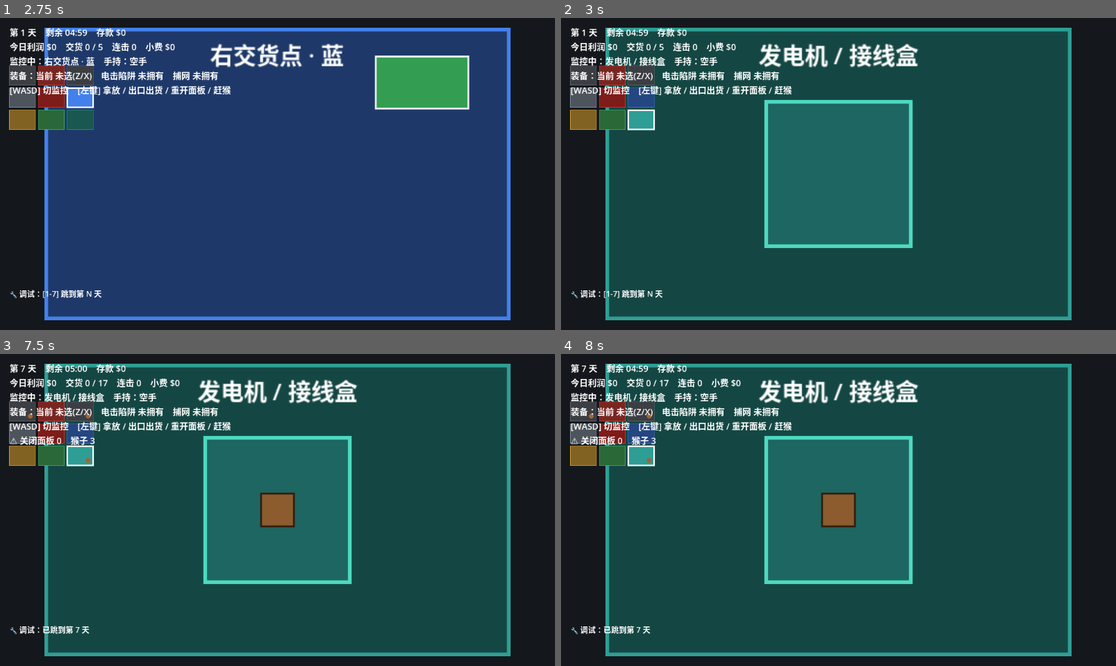
Above: before the commit, frames 1-4 (two rows, left to right).
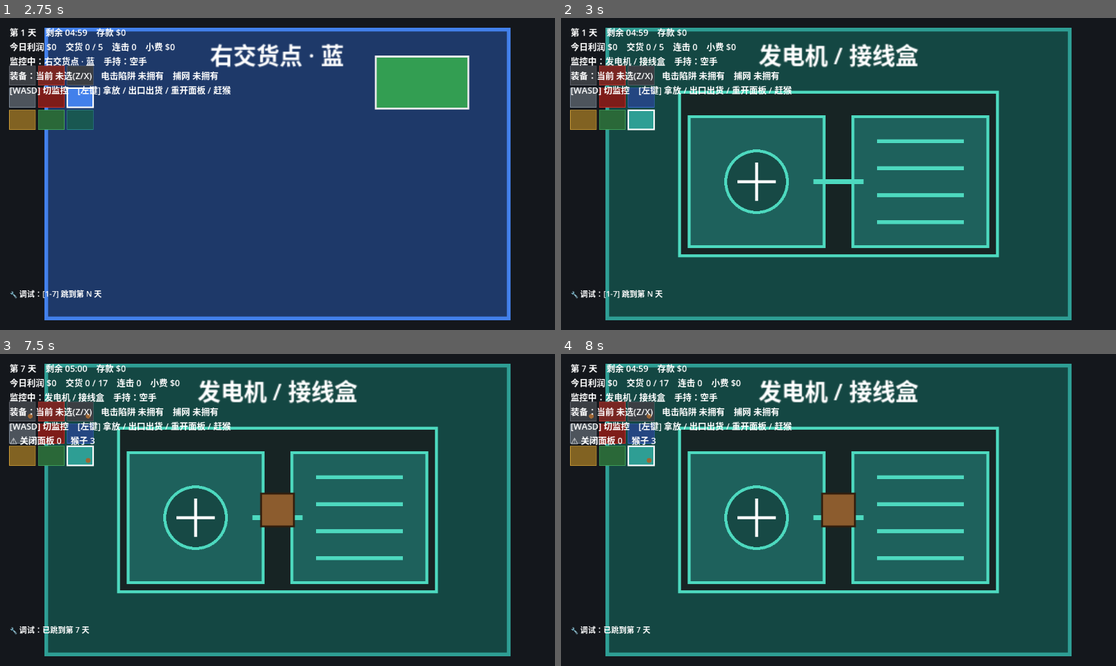
Above: after the commit, the same moments.

Repository: Zhi-Liao-jz/gamejam
Game: Godot game, scene res://scenes/menu/main_menu.tscn
Same seed, same stepped clock (60 frames per second), same inputs: the game is played once before the commit and once after it.
Inputs (mouse positions are in pixels of both pictures, inside the frame that each line leads up to):
- Up to frame 1 (2.75 s): click "新游戏" at 0.5 s; click "Day 1 未通关 最高利润 $0 产品出口、三色交货点、…" at 1.25 s; tap Enter at 2 s; move the mouse to (399, 158) at 2.02 s; hold D (move_right) from 2.03 s (still down); tap E (interact) at 2.1 s; click (399, 158) at 2.17 s; tap Space (ui_select) at 2.27 s
- Up to frame 2 (3 s): tap R (retry) at 2.75 s; move the mouse to (727, 189) at 2.77 s; release D (move_right) at 2.78 s; hold S (move_down) from 2.78 s (still down); tap N (next_day) at 2.85 s
- Up to frame 3 (7.5 s): tap Space (ui_select) at 3.02, 4.52, 5.27, 6.02 s; move the mouse to (333, 441) at 3.52 s; release S (move_down) at 3.53 s; hold D (move_right) 3.53-4.28 s; tap X (select_net) at 3.6 s; tap R (retry) every 0.75 s from 4.25 to 6.5 s; move the mouse to (249, 572) at 4.27 s; hold W (move_up) 4.28-5.03 s; tap Z (select_shock_trap) at 4.35 s; click (249, 572) at 4.42 s; move the mouse to (444, 556) at 5.02 s; hold A (move_left) 5.03-6.53 s; tap Enter at 5.1 s; move the mouse to (111, 463) at 5.77 s; tap 1 at 5.85 s; move the mouse to (305, 510) at 6.52 s; hold S (move_down) 6.53-7.28 s; tap 7 at 6.6 s; click (305, 510) at 6.67 s; move the mouse to (194, 432) at 7.27 s; hold D (move_right) from 7.28 s (still down); tap 0 at 7.35 s
- Up to frame 4 (8 s): keep holding D (move_right); tap Space (ui_select) at 7.52 s

Frame 1 is identical in both runs. In frame 2, 23% of the frame differs, in the area x 21-79%, y 23-77%; in frame 3, 22%; in frame 4, 22%.

Commit message:
正式化供电设备和加热进度

Diff:
--- a/scripts/entities/hand.gd
+++ b/scripts/entities/hand.gd
@@ -156,14 +156,15 @@
 	return sd.start_action(SelfDestruct.ACTION_RESET, BaseDevice.ACTOR_PLAYER, self)
 
 
-## 在右下房间点击发电机（停电时）→ 修复恢复供电；命中返回 true。
+## 在右下房间点击故障部件（停电时）→ 修复恢复供电；命中返回 true。
 func _try_repair_power(world_pos: Vector2) -> bool:
 	var pw := room_manager.power
 	if pw == null or room_manager.current_room != pw.room_id:
 		return false
-	if not pw.is_repairable() or not pw.global_rect().has_point(world_pos):
-		return false
-	return pw.start_action(PowerBox.ACTION_REPAIR_POWER, BaseDevice.ACTOR_PLAYER, self)
+	var action_id := pw.repair_action_at(world_pos)
+	if action_id == &"":
+		return false
+	return pw.start_action(action_id, BaseDevice.ACTOR_PLAYER, self)
 
 
 func _heater_at_current_room(world_pos: Vector2) -> Heater:
--- a/scripts/ui/grid_hud.gd
+++ b/scripts/ui/grid_hud.gd
@@ -16,6 +16,7 @@
 var _heater_room: int = -1
 var _power_outage: bool = false  # 是否停电
 var _power_room: int = -1  # 发电机房间 id
+var _power_fault_text: String = ""
 
 @onready var info_label: Label = $InfoLabel
 @onready var summary_panel: Panel = $SummaryPanel
@@ -113,11 +114,13 @@
 func _poll_power() -> void:
 	var pw := get_tree().get_first_node_in_group("power") as PowerBox
 	if pw != null:
-		_power_outage = pw.state == PowerBox.State.OUTAGE
+		_power_outage = pw.is_outage()
 		_power_room = pw.room_id
+		_power_fault_text = pw.fault_text()
 	else:
 		_power_outage = false
 		_power_room = -1
+		_power_fault_text = ""
 
 
 func _refresh_info() -> void:
@@ -138,7 +141,7 @@
 	elif _heater_state == Heater.State.BURNED:
 		warn += "\n🔥 加热台产品烧坏！"
 	if _power_outage:
-		warn += "\n⚡ 停电！产品出口 / 加热台停摆，切到右下修复"
+		warn += "\n⚡ %s！产品出口 / 加热台停摆，切到右下修复" % _power_fault_text
 	info_label.text = (
 		(
 			"第 %d 天    剩余 %s    存款 $%d\n今日利润 $%d    交货 %d / %d    连击 %d    小费 $%d\n监控中：%s    手持：%s\n"
--- a/scripts/world/heater.gd
+++ b/scripts/world/heater.gd
@@ -33,11 +33,14 @@
 	if _room == null or not Ledger.working_active:
 		return
 	_refresh_passive_state()
+	var products_on_surface := _products_on_surface()
+	for product: Product in products_on_surface:
+		product.mark_on_heater_surface()
 	if not Ledger.power_on:
 		return  # 停电 → 加热台停摆，不推进加工 / 烧焦
 	if not _is_heating():
 		return
-	for product: Product in _products_on_surface():
+	for product: Product in products_on_surface:
 		var result := product.advance_heat(delta, _is_overheating())
 		_handle_heat_result(result)
 	_refresh_passive_state()
--- a/scripts/world/power_box.gd
+++ b/scripts/world/power_box.gd
@@ -1,14 +1,24 @@
 class_name PowerBox
 extends BaseDevice
 ## 发电机 / 接线盒（P6 / 第6-7天，文档模块8 右下）：供电系统。
-## 猴子第6天起可切断供电 → 停电时产品出口 + 加热台停摆（"部分设备关闭"）。
-## 玩家切到右下房间点它修复恢复供电。状态镜像到 Ledger.power_on，供出口/加热台读取。
-
-enum State { POWERED, OUTAGE }  # 通电 / 停电
-
-const ACTION_CUT_POWER: StringName = &"cut_power"
-const ACTION_REPAIR_POWER: StringName = &"repair_power"
-const SIZE := Vector2(150.0, 150.0)  # 命中盒 / 视觉尺寸（房间局部坐标）
+## 猴子第6天起会制造发电机或接线盒故障，玩家需要点对应部件恢复供电。
+## 状态镜像到 Ledger.power_on，供产品出口 / 加热台读取。
+
+enum State { POWERED, GENERATOR_STALLED, WIRING_BROKEN }
+
+const ACTION_STALL_GENERATOR: StringName = &"stall_generator"
+const ACTION_BREAK_WIRING: StringName = &"break_wiring"
+const ACTION_RESTART_GENERATOR: StringName = &"restart_generator"
+const ACTION_RECONNECT_WIRING: StringName = &"reconnect_wiring"
+const SIZE := Vector2(330.0, 170.0)  # 电击陷阱命中盒 / 视觉外框（房间局部坐标）
+const GENERATOR_SIZE := Vector2(140.0, 135.0)
+const GENERATOR_OFFSET := Vector2(-85.0, 8.0)
+const WIRING_SIZE := Vector2(140.0, 135.0)
+const WIRING_OFFSET := Vector2(85.0, 8.0)
+const GENERATOR_FAULT_COLOR := Color(0.95, 0.38, 0.12)
+const WIRING_FAULT_COLOR := Color(0.95, 0.72, 0.16)
+const POWERED_COLOR := Color(0.30, 0.85, 0.75)
+const OFFLINE_COLOR := Color(0.18, 0.14, 0.12)
 
 var state: State = State.POWERED
 
@@ -28,74 +38,185 @@
 	return Rect2(global_position - SIZE * 0.5, SIZE)
 
 
-## 猴子是否能下手：通电时可切断；已停电则不必再来。
+## 发电机区域命中盒。
+func generator_rect() -> Rect2:
+	return Rect2(global_position + GENERATOR_OFFSET - GENERATOR_SIZE * 0.5, GENERATOR_SIZE)
+
+
+## 接线盒区域命中盒。
+func wiring_rect() -> Rect2:
+	return Rect2(global_position + WIRING_OFFSET - WIRING_SIZE * 0.5, WIRING_SIZE)
+
+
+## 猴子是否能下手：通电时制造一种故障；已停电则不必再来。
 func is_attackable() -> bool:
 	return state == State.POWERED
 
 
-## 玩家是否能修：停电时。
+## 玩家是否能修：存在任一故障时。
 func is_repairable() -> bool:
-	return state == State.OUTAGE
+	return state != State.POWERED
+
+
+func is_outage() -> bool:
+	return state != State.POWERED
+
+
+func repair_action_at(world_pos: Vector2) -> StringName:
+	match state:
+		State.GENERATOR_STALLED:
+			if generator_rect().has_point(world_pos):
+				return ACTION_RESTART_GENERATOR
+		State.WIRING_BROKEN:
+			if wiring_rect().has_point(world_pos):
+				return ACTION_RECONNECT_WIRING
+	return &""
+
+
+func fault_text() -> String:
+	match state:
+		State.GENERATOR_STALLED:
+			return "发电机停转"
+		State.WIRING_BROKEN:
+			return "接线盒断线"
+		_:
+			return "供电正常"
 
 
 func available_actions(actor: StringName) -> Array[StringName]:
 	if actor == ACTOR_PLAYER and is_repairable():
-		return [ACTION_REPAIR_POWER]
+		match state:
+			State.GENERATOR_STALLED:
+				return [ACTION_RESTART_GENERATOR]
+			State.WIRING_BROKEN:
+				return [ACTION_RECONNECT_WIRING]
 	if actor == ACTOR_MONKEY and is_attackable():
-		return [ACTION_CUT_POWER]
+		return [ACTION_STALL_GENERATOR, ACTION_BREAK_WIRING]
 	return []
 
 
 func device_state() -> StringName:
-	return &"powered" if state == State.POWERED else &"outage"
+	match state:
+		State.POWERED:
+			return &"powered"
+		State.GENERATOR_STALLED:
+			return &"generator_stalled"
+		State.WIRING_BROKEN:
+			return &"wiring_broken"
+		_:
+			return &"unknown"
 
 
 func can_install_shock_trap() -> bool:
 	return Game.day >= 6 and super.can_install_shock_trap()
 
 
-## 猴子切断供电。
+## 调试 / 兼容入口：猴子随机制造一种供电故障。
 func cut() -> void:
-	start_action(ACTION_CUT_POWER, ACTOR_MONKEY, null)
-
-
-## 玩家修复供电。
+	var actions := available_actions(ACTOR_MONKEY)
+	if actions.is_empty():
+		return
+	start_action(StringName(actions.pick_random()), ACTOR_MONKEY, null)
+
+
+## 调试 / 兼容入口：玩家修复当前故障。
 func repair() -> void:
-	start_action(ACTION_REPAIR_POWER, ACTOR_PLAYER, null)
+	var actions := available_actions(ACTOR_PLAYER)
+	if actions.is_empty():
+		return
+	start_action(actions[0], ACTOR_PLAYER, null)
 
 
 func _perform_action(action_id: StringName, _actor: StringName, _actor_node: Node) -> bool:
+	var next_state: State = state
+	var should_play_repair_sound := false
 	match action_id:
-		ACTION_CUT_POWER:
-			if state == State.OUTAGE:
-				return false
-			state = State.OUTAGE
-			Ledger.power_on = false
-			queue_redraw()
-			return true
-		ACTION_REPAIR_POWER:
+		ACTION_STALL_GENERATOR:
 			if state == State.POWERED:
-				return false
-			state = State.POWERED
-			Ledger.power_on = true
-			queue_redraw()
-			return true
+				next_state = State.GENERATOR_STALLED
+		ACTION_BREAK_WIRING:
+			if state == State.POWERED:
+				next_state = State.WIRING_BROKEN
+		ACTION_RESTART_GENERATOR:
+			if state == State.GENERATOR_STALLED:
+				next_state = State.POWERED
+				should_play_repair_sound = true
+		ACTION_RECONNECT_WIRING:
+			if state == State.WIRING_BROKEN:
+				next_state = State.POWERED
+				should_play_repair_sound = true
 		_:
 			return false
+	if next_state == state:
+		return false
+	state = next_state
+	_sync_power_state()
+	queue_redraw()
+	if should_play_repair_sound:
+		SoundManager.play("boop")
+	return true
 
 
 func _on_work_started() -> void:
 	state = State.POWERED
-	Ledger.power_on = true
+	_sync_power_state()
 	queue_redraw()
 
 
 func _draw() -> void:
-	var rect := Rect2(-SIZE * 0.5, SIZE)
-	if state == State.POWERED:
-		draw_rect(rect, Color(0.12, 0.40, 0.38))
-		draw_rect(rect, Color(0.30, 0.85, 0.75), false, 4.0)  # 青绿 = 通电
-	else:
-		draw_rect(rect, Color(0.20, 0.10, 0.05))
-		draw_rect(rect, Color(0.95, 0.35, 0.10), false, 4.0)  # 橙红 = 停电
-	draw_shock_trap_marker(Vector2(SIZE.x * 0.32, -SIZE.y * 0.32))
+	var outer := Rect2(-SIZE * 0.5, SIZE)
+	var generator := Rect2(GENERATOR_OFFSET - GENERATOR_SIZE * 0.5, GENERATOR_SIZE)
+	var wiring := Rect2(WIRING_OFFSET - WIRING_SIZE * 0.5, WIRING_SIZE)
+	draw_rect(outer, Color(0.09, 0.14, 0.14))
+	draw_rect(outer, POWERED_COLOR if state == State.POWERED else OFFLINE_COLOR, false, 3.0)
+	_draw_generator(generator)
+	_draw_wiring(wiring)
+	draw_line(
+		GENERATOR_OFFSET + Vector2(GENERATOR_SIZE.x * 0.42, 0.0),
+		WIRING_OFFSET - Vector2(WIRING_SIZE.x * 0.42, 0.0),
+		POWERED_COLOR if state == State.POWERED else OFFLINE_COLOR.lightened(0.35),
+		5.0
+	)
+	draw_shock_trap_marker(Vector2(SIZE.x * 0.42, -SIZE.y * 0.36))
+
+
+func _sync_power_state() -> void:
+	Ledger.power_on = state == State.POWERED
+
+
+func _draw_generator(rect: Rect2) -> void:
+	var is_fault := state == State.GENERATOR_STALLED
+	var fill := GENERATOR_FAULT_COLOR if is_fault else Color(0.12, 0.38, 0.36)
+	if state == State.WIRING_BROKEN:
+		fill = OFFLINE_COLOR
+	draw_rect(rect, fill)
+	draw_rect(rect, GENERATOR_FAULT_COLOR if is_fault else POWERED_COLOR, false, 3.0)
+	draw_circle(GENERATOR_OFFSET, 32.0, fill.darkened(0.25))
+	draw_circle(GENERATOR_OFFSET, 32.0, POWERED_COLOR if not is_fault else Color.WHITE, false, 3.0)
+	draw_line(
+		GENERATOR_OFFSET + Vector2(-20.0, 0.0),
+		GENERATOR_OFFSET + Vector2(20.0, 0.0),
+		Color.WHITE,
+		3.0
+	)
+	draw_line(
+		GENERATOR_OFFSET + Vector2(0.0, -20.0),
+		GENERATOR_OFFSET + Vector2(0.0, 20.0),
+		Color.WHITE,
+		3.0
+	)
+
+
+func _draw_wiring(rect: Rect2) -> void:
+	var is_fault := state == State.WIRING_BROKEN
+	var fill := WIRING_FAULT_COLOR if is_fault else Color(0.12, 0.38, 0.36)
+	if state == State.GENERATOR_STALLED:
+		fill = OFFLINE_COLOR
+	draw_rect(rect, fill)
+	draw_rect(rect, WIRING_FAULT_COLOR if is_fault else POWERED_COLOR, false, 3.0)
+	for i: int in range(4):
+		var y := WIRING_OFFSET.y - 42.0 + i * 28.0
+		var color := Color(0.95, 0.90, 0.62) if is_fault else POWERED_COLOR
+		draw_line(
+			Vector2(WIRING_OFFSET.x - 45.0, y), Vector2(WIRING_OFFSET.x + 45.0, y), color, 4.0
+		)
--- a/scripts/world/product.gd
+++ b/scripts/world/product.gd
@@ -23,6 +23,29 @@
 var heat_progress: float = 0.0  # 当前加工累计时间
 var overheat_wait_time: float = 0.0  # 过热加工完成后的待取计时
 var is_overheat_processing: bool = false  # 最近一次受热是否来自过热模式
+var is_heat_active: bool = false  # 本帧是否被加热台推进
+var is_on_heater_surface: bool = false  # 本帧是否位于加热台有效区域
+
+var _was_heat_active: bool = false
+var _was_on_heater_surface: bool = false
+
+
+func _process(_delta: float) -> void:
+	var needs_redraw := false
+	if is_heat_active:
+		_was_heat_active = true
+		is_heat_active = false
+	elif _was_heat_active:
+		_was_heat_active = false
+		needs_redraw = true
+	if is_on_heater_surface:
+		_was_on_heater_surface = true
+		is_on_heater_surface = false
+	elif _was_on_heater_surface:
+		_was_on_heater_surface = false
+		needs_redraw = true
+	if needs_redraw:
+		queue_redraw()
 
 
 ## 写入产品的颜色、经济数值、是否生料。
@@ -41,6 +64,10 @@
 	heat_progress = 0.0
 	overheat_wait_time = 0.0
 	is_overheat_processing = false
+	is_heat_active = false
+	is_on_heater_surface = false
+	_was_heat_active = false
+	_was_on_heater_surface = false
 	queue_redraw()
 
 
@@ -54,10 +81,15 @@
 	return not is_damaged and (not requires_heat or is_processed)
 
 
+func mark_on_heater_surface() -> void:
+	is_on_heater_surface = true
+
+
 ## 由加热台逐帧推进受热。正常加工不会烧焦，过热加工完成后继续过热才会烧焦。
 func advance_heat(delta: float, is_overheating: bool) -> StringName:
 	if not requires_heat or burned:
 		return HEAT_RESULT_NONE
+	is_heat_active = true
 	is_overheat_processing = is_overheating
 	if is_processed:
 		return _advance_processed_heat(delta, is_overheating)
@@ -82,13 +114,17 @@
 	if requires_heat and not heated:
 		draw_rect(rect, tint.darkened(0.45))  # 生料：暗色
 		draw_rect(rect, Color(0.40, 0.80, 1.0), false, 3.0)  # 青边 = 需加热
-		_draw_progress(_heat_fraction(), Color(1.0, 0.6, 0.1))
+		if heat_progress > 0.0 or _is_heat_visual_active() or _is_surface_visual_active():
+			var progress_color := Color(0.55, 0.55, 0.50)
+			if _is_heat_visual_active():
+				progress_color = Color(1.0, 0.6, 0.1)
+			_draw_progress(_heat_fraction(), progress_color)
 		return
 	draw_rect(rect, tint)
 	if heated:
 		draw_rect(rect, Color(1.0, 0.55, 0.10), false, 3.0)  # 橙边 = 已熟可交货
 		var burn_frac := clampf(overheat_wait_time / OVERHEAT_BURN_TIME, 0.0, 1.0)
-		if burn_frac > 0.0:
+		if burn_frac > 0.0 and _is_heat_visual_active():
 			_draw_progress(burn_frac, Color(0.95, 0.20, 0.10))  # 烧焦倒计时：快拿走
 	else:
 		draw_rect(rect, tint.lightened(0.3), false, 3.0)
@@ -118,3 +154,11 @@
 func _heat_fraction() -> float:
 	var target_time := OVERHEAT_HEAT_TIME if is_overheat_processing else NORMAL_HEAT_TIME
 	return heat_progress / target_time
+
+
+func _is_heat_visual_active() -> bool:
+	return is_heat_active or _was_heat_active
+
+
+func _is_surface_visual_active() -> bool:
+	return is_on_heater_surface or _was_on_heater_surface
Not shown, changed: 正式版迁移计划.md
